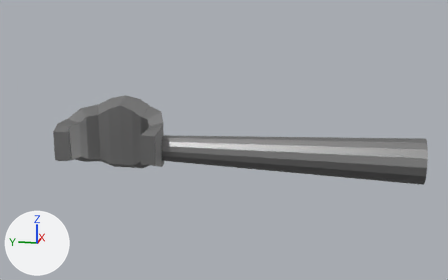
An edit to the FBX model CharacterController_Prototype/Assets/Models/RoboticArm.fbx, drawn before and after from the same camera.
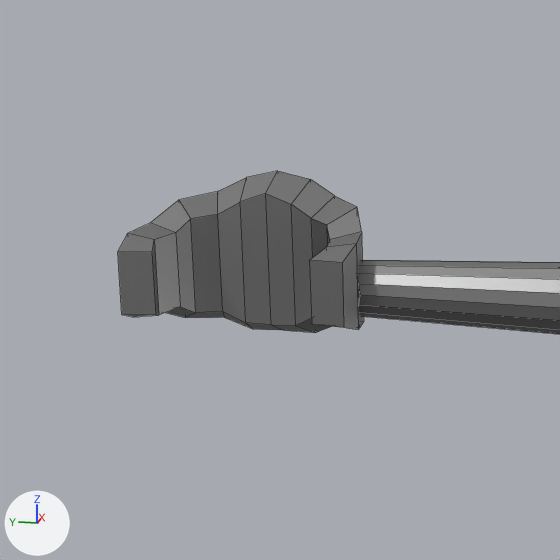
There are two pictures of each version: one whole from a 50 mm lens placed at (-2.0, 2.07, 3.54), pointed at (1.56, 2.78, 2.65), one close up on the part from 0% to 56% of the width and 6% to 97% of the height. Lighting does not change. The marker at lower left points along +X, +Y and +Z. The close-ups show mesh edges as thin lines. Where no turn or scale is listed for an object, it has been applied to the vertices.

Script lines for the objects in view, before the commit:
```python
me_cube = bpy.data.meshes.new('Cube')
me_cube.from_pydata(...)  # 84 vertices, 68 faces; spans x 0.22..0.62, y -1.84..0.33, z -0.23..0.25
me_cube.materials.append(mat_metal_bolt)  # grey #979797
ob_cube_028 = bpy.data.objects.new('Cube.028', me_cube)
ob_cube_028.location = (1.124, 3.467, 2.611)
```
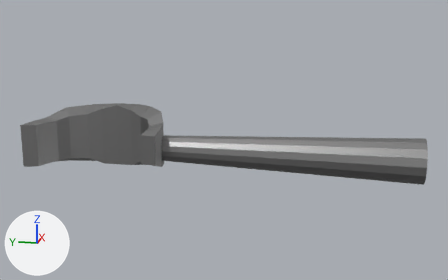
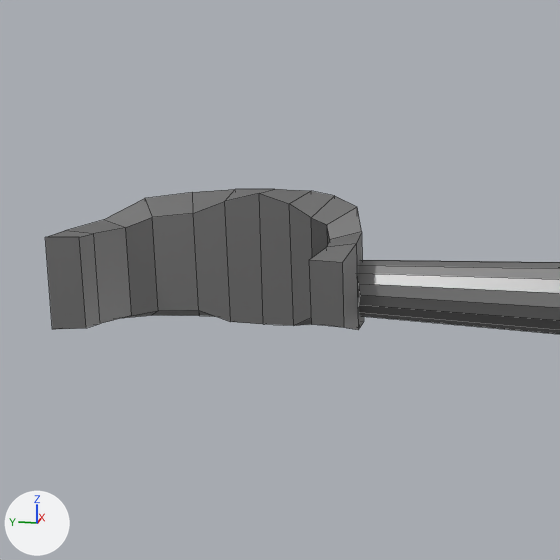
Commit message: fixed robotic arm extend when pole grabbing

Changed parts and their boxes [x1, y1, x2, y2] in the close-ups (560 x 560 px; the box of a moved part takes in the faces that stretch with it):
'Cube.028', reshaped
    before: [118, 171, 560, 334]
    after: [45, 189, 560, 334]
part 1 of me_cube, moved or reshaped
    before: [118, 171, 334, 333]
    after: [45, 189, 334, 329]

What changed in the scene script:
```text
Change me_cube:
    used by ob_cube_028; location = (1.124, 3.467, 2.611)
    remove me_cube.from_pydata(...)  # 84 vertices, 68 faces; spans x 0.22..0.62, y -1.84..0.33, z -0.23..0.25
    add me_cube.from_pydata(...)  # 84 vertices, 68 faces; spans x 0.22..0.62, y -1.84..0.53, z -0.2..0.21
    me_cube part 1: 32 of 84 vertices moved; they spanned x 0.22..0.62, y -0.1..0.33, z -0.23..0.25 and now span x 0.22..0.62, y -0.1..0.53, z -0.2..0.21; mean shift (0.0, 0.1, -0.01); largest move (0.22, 0.32, -0.09) -> (0.22, 0.53, -0.14)
```
